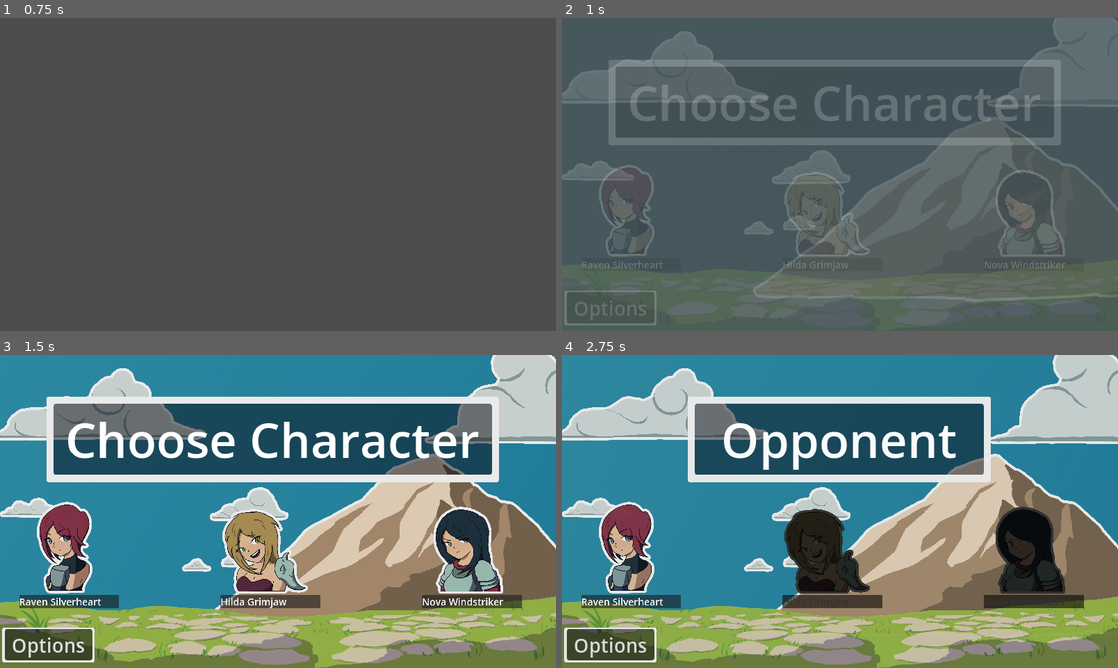
Above: before the commit, frames 1-4 (two rows, left to right).
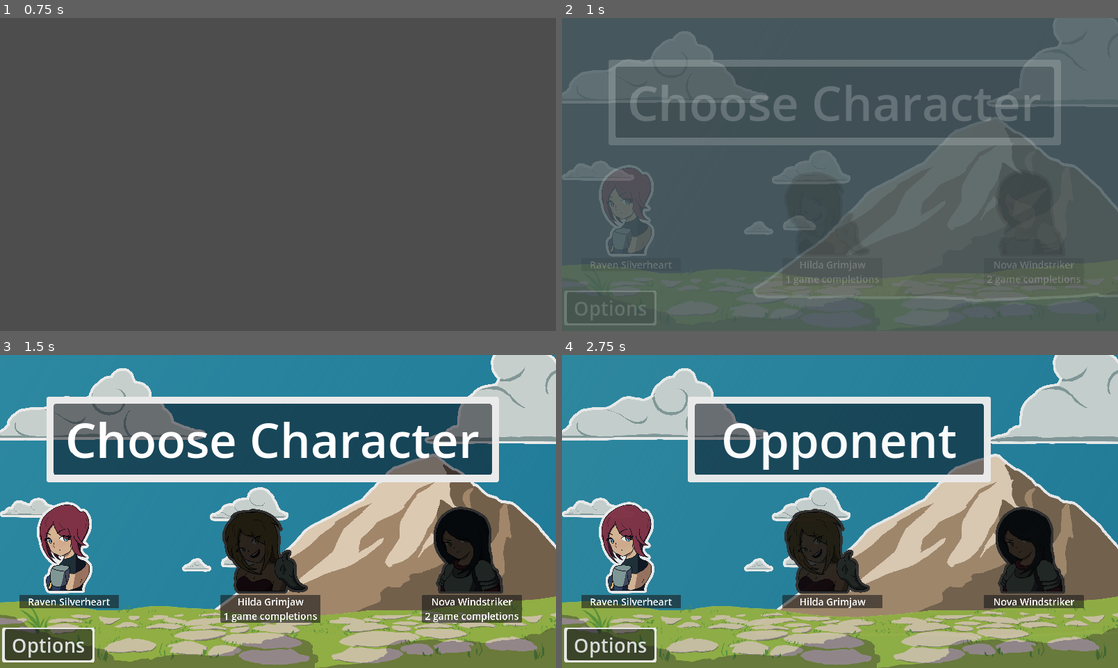
Above: after the commit, the same moments.

Repository: MajorZiploc/sticker_book_moments
Game: Godot game, scene res://scenes/title_scene.tscn
Two runs of this game, one before a commit and one after it. Both use one fixed random seed, a clock stepped at 60 frames per second and the inputs below.
Inputs (mouse positions are in pixels of both pictures, inside the frame that each line leads up to):
- Up to frame 1 (0.75 s): click "Play" at 0.5 s
- Up to frame 2 (1 s): no input
- Up to frame 3 (1.5 s): tap Enter at 1.25 s; move the mouse to (400, 495) at 1.27 s; hold D (right) from 1.28 s (still down); click (400, 495) at 1.35 s
- Up to frame 4 (2.75 s): release D (right) at 2 s; click (628, 545) at 2.02 s

Frame 1 is identical in both runs. In frame 2, 3.8% of the frame differs, in the area x 3-94%, y 48-86%; in frame 3, 7.5%; in frame 4, 0.5%.

Commit message:
Add player unlock system

Diff:
--- a/scenes/choose_char.gd
+++ b/scenes/choose_char.gd
@@ -39,18 +39,33 @@
   box.position = Vector2(40, 300);
   box.custom_minimum_size = Vector2(5000 * scale_scalar, 0);
   box.size_flags_horizontal = Control.SIZE_EXPAND_FILL;
+  var player_game_completion_count = AppState.data.get("game_completion", {}).get("count", 0);
   for key in CombatUnitData.entries.keys():
     var entry = CombatUnitData.entries[key];
+    var disabled = player_game_completion_count < entry.game_completion_count_required;
     var entry_box = VBoxContainer.new();
     var button = TextureButton.new();
+    var label_box = VBoxContainer.new();
     var panel = PanelContainer.new();
     var label = Label.new();
+    label.horizontal_alignment = HORIZONTAL_ALIGNMENT_CENTER;
     entry_box.size_flags_horizontal = Control.SIZE_EXPAND_FILL;
+    label_box.size_flags_horizontal = Control.SIZE_EXPAND_FILL;
     button.texture_normal = load(entry.bust_path);
-    button.focus_entered.connect(func(): on_char_selected(key));
+    var info_label = null;
+    if disabled:
+      info_label = Label.new();
+      info_label.text = str(entry.game_completion_count_required) + " game completions" ;
+      info_label.theme_type_variation = &"HeaderMedium";
+      info_label.horizontal_alignment = HORIZONTAL_ALIGNMENT_CENTER;
+      button.modulate = Color(0.2, 0.2, 0.2);
+    else:
+      button.focus_entered.connect(func(): on_char_selected(key));
     label.text = entry.name;
     label.theme_type_variation = &"HeaderMedium";
-    panel.add_child(label);
+    label_box.add_child(label);
+    if info_label: label_box.add_child(info_label);
+    panel.add_child(label_box);
     entry_box.add_child(button);
     entry_box.add_child(panel);
     box.add_child(entry_box);
--- a/scenes/level_map.gd
+++ b/scenes/level_map.gd
@@ -46,10 +46,11 @@
     var button = TextureButton.new();
     var panel = PanelContainer.new();
     var label = Label.new();
+    label.horizontal_alignment = HORIZONTAL_ALIGNMENT_CENTER;
     entry_box.size_flags_horizontal = Control.SIZE_EXPAND_FILL;
     button.texture_normal = load(entry.bust_path);
     if disabled:
-      entry_box.modulate = Color(0.2, 0.2, 0.2);
+      button.modulate = Color(0.2, 0.2, 0.2);
     else:
       button.focus_entered.connect(func(): on_char_selected(key));
     label.text = entry.name;
--- a/utils/combat_unit_data.gd
+++ b/utils/combat_unit_data.gd
@@ -17,13 +17,15 @@
   var get_path_points;
   var health_modifier: float;
   var damage_modifier: float;
-  func _init(sprite_path_, bust_path_, name_, get_path_points_, health_modifier_, damage_modifier_):
+  var game_completion_count_required: int;
+  func _init(sprite_path_, bust_path_, name_, get_path_points_, health_modifier_, damage_modifier_, game_completion_count_required_):
     self.sprite_path = sprite_path_;
     self.bust_path = bust_path_;
     self.name = name_;
     self.get_path_points = get_path_points_;
     self.health_modifier = health_modifier_;
     self.damage_modifier = damage_modifier_;
+    self.game_completion_count_required = game_completion_count_required_;
 
 var entries: Dictionary = {
   Type.DUAL_HYBRID: Data.new(
@@ -33,6 +35,7 @@
     get_basic_path_points,
     1.1,
     0.9,
+    0,
   ),
   Type.TWO_HANDED_AXER: Data.new(
     "res://art/my/char/two_handed_axer.png",
@@ -41,6 +44,7 @@
     get_basic_path_points,
     1.2,
     0.8,
+    1,
   ),
   Type.SPEARWOMAN: Data.new(
     "res://art/my/char/spearwoman.png",
@@ -49,6 +53,7 @@
     get_basic_path_points,
     1,
     1,
+    2,
   ),
 }
 
Not shown, changed: README.md
